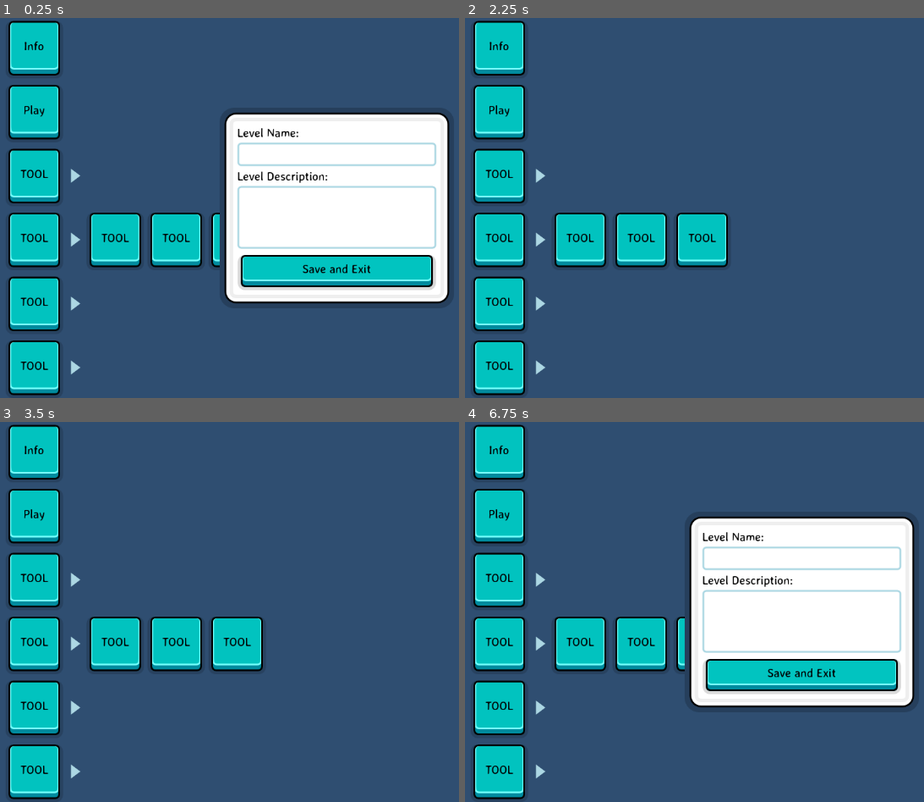
Above: before the commit, frames 1-4 (two rows, left to right).
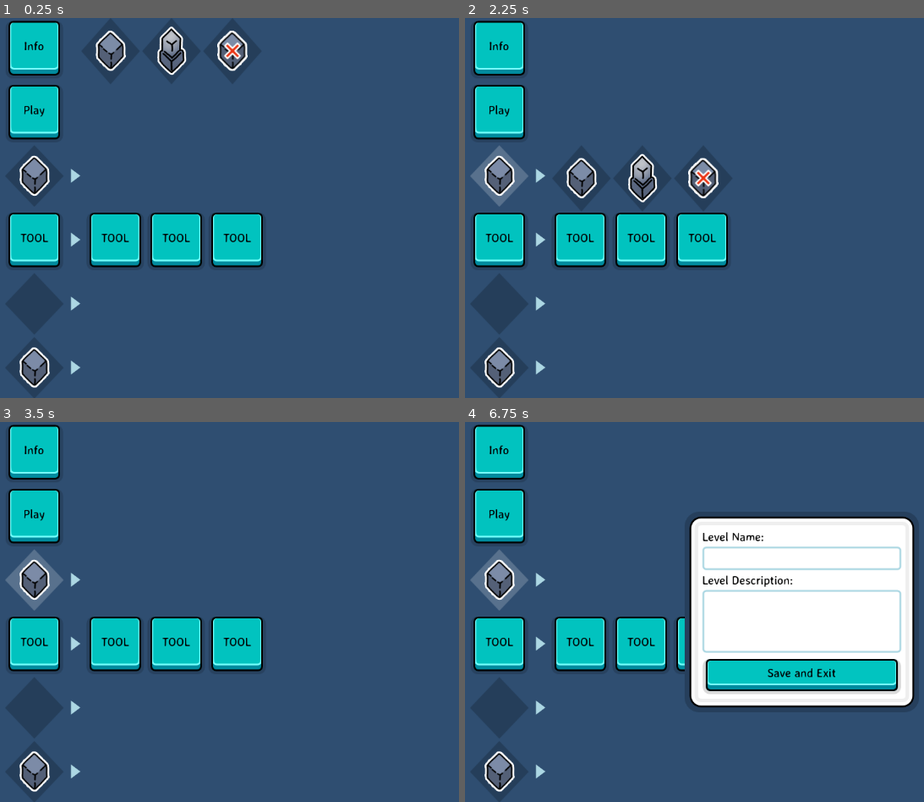
Above: after the commit, the same moments.

Repository: callieco-xyz/Skyward-Trials
Game: Godot game, scene res://objects/ui/screens/editor_screen/editor_screen.tscn
Same seed, same stepped clock (60 frames per second), same inputs: the game is played once before the commit and once after it. This scene is started directly instead of the project's main scene.
Inputs (mouse positions are in pixels of both pictures, inside the frame that each line leads up to):
- Up to frame 1 (0.25 s): no input
- Up to frame 2 (2.25 s): click "TOOL" at 0.5 s; click (497, 177) at 1.27 s; click (538, 177) at 2.02 s
- Up to frame 3 (3.5 s): click "TOOL" at 2.75 s
- Up to frame 4 (6.75 s): click "TOOL" at 3.5 s; click "TOOL" at 4.25 s; click "Play" at 5 s; click "Play" at 5.75 s; click "Info" at 6.5 s

The runs differ from the first frame. In frame 1, 31% of the frame differs, in the area x 1-98%, y 2-100%; in frame 2, 6.5%; in frame 3, 4.9%; in frame 4, 4.9%.

Commit message:
Added details to ui and assets

Diff:
--- a/components/theme/skyward_trials.tres
+++ b/components/theme/skyward_trials.tres
@@ -11,8 +11,13 @@
 [ext_resource type="StyleBox" uid="uid://dllcqlyayn527" path="res://components/theme/style_boxes/panels/image_panel.tres" id="5_jhxik"]
 [ext_resource type="StyleBox" uid="uid://dhip6mpdj2kld" path="res://components/theme/style_boxes/inputs/textbox_normal.tres" id="9_jgaru"]
 [ext_resource type="StyleBox" uid="uid://bfwsov35wgopw" path="res://components/theme/style_boxes/inputs/textbox_disabled.tres" id="10_v6yav"]
+[ext_resource type="StyleBox" uid="uid://b2rw4dakon2t6" path="res://components/theme/style_boxes/buttons/tool_button_hover.tres" id="11_8utc6"]
+[ext_resource type="StyleBox" uid="uid://dc82388g6k2i7" path="res://components/theme/style_boxes/buttons/tool_button_normal.tres" id="12_llayu"]
+[ext_resource type="StyleBox" uid="uid://44vne6lktkax" path="res://components/theme/style_boxes/buttons/tool_button_pressed.tres" id="13_88wr4"]
 
 [sub_resource type="StyleBoxEmpty" id="StyleBoxEmpty_q2rt8"]
+
+[sub_resource type="StyleBoxEmpty" id="StyleBoxEmpty_oqrnt"]
 
 [sub_resource type="StyleBoxEmpty" id="StyleBoxEmpty_j1rat"]
 
@@ -46,6 +51,8 @@
 
 [sub_resource type="StyleBoxEmpty" id="StyleBoxEmpty_plwh3"]
 
+[sub_resource type="StyleBoxEmpty" id="StyleBoxEmpty_bqiv1"]
+
 [sub_resource type="StyleBoxFlat" id="StyleBoxFlat_g5dnm"]
 content_margin_left = 10.0
 content_margin_top = 6.0
@@ -73,6 +80,8 @@
 Button/styles/hover_pressed_mirrored = ExtResource("4_7kscv")
 Button/styles/normal = ExtResource("1_olgdi")
 Button/styles/pressed = ExtResource("4_7kscv")
+ButtonOptionPopup/base_type = &"PopupPanel"
+ButtonOptionPopup/styles/panel = SubResource("StyleBoxEmpty_oqrnt")
 CheckBox/styles/disabled = SubResource("StyleBoxEmpty_j1rat")
 CheckBox/styles/focus = SubResource("StyleBoxEmpty_mk3gd")
 CheckBox/styles/hover = SubResource("StyleBoxEmpty_dmobw")
@@ -124,5 +133,11 @@
 TextEdit/styles/focus = SubResource("StyleBoxEmpty_plwh3")
 TextEdit/styles/normal = ExtResource("9_jgaru")
 TextEdit/styles/read_only = ExtResource("10_v6yav")
+ToolButton/base_type = &"Button"
+ToolButton/styles/focus = SubResource("StyleBoxEmpty_bqiv1")
+ToolButton/styles/hover = ExtResource("11_8utc6")
+ToolButton/styles/hover_pressed = ExtResource("13_88wr4")
+ToolButton/styles/normal = ExtResource("12_llayu")
+ToolButton/styles/pressed = ExtResource("13_88wr4")
 TooltipLabel/colors/font_color = Color(1, 1, 1, 1)
 TooltipPanel/styles/panel = SubResource("StyleBoxFlat_g5dnm")
--- /dev/null
+++ b/components/theme/style_boxes/buttons/tool_button_hover.tres
@@ -0,0 +1,10 @@
+[gd_resource type="StyleBoxTexture" load_steps=3 format=3 uid="uid://b2rw4dakon2t6"]
+
+[ext_resource type="Texture2D" uid="uid://urw4r7giaro0" path="res://components/theme/assets/ui_elements.png" id="1_lj2ty"]
+
+[sub_resource type="AtlasTexture" id="AtlasTexture_46xd7"]
+atlas = ExtResource("1_lj2ty")
+region = Rect2(300, 100, 100, 100)
+
+[resource]
+texture = SubResource("AtlasTexture_46xd7")
--- /dev/null
+++ b/components/theme/style_boxes/buttons/tool_button_normal.tres
@@ -0,0 +1,10 @@
+[gd_resource type="StyleBoxTexture" load_steps=3 format=3 uid="uid://dc82388g6k2i7"]
+
+[ext_resource type="Texture2D" uid="uid://urw4r7giaro0" path="res://components/theme/assets/ui_elements.png" id="1_7f2da"]
+
+[sub_resource type="AtlasTexture" id="AtlasTexture_lyrwd"]
+atlas = ExtResource("1_7f2da")
+region = Rect2(200, 100, 100, 100)
+
+[resource]
+texture = SubResource("AtlasTexture_lyrwd")
--- /dev/null
+++ b/components/theme/style_boxes/buttons/tool_button_pressed.tres
@@ -0,0 +1,10 @@
+[gd_resource type="StyleBoxTexture" load_steps=3 format=3 uid="uid://44vne6lktkax"]
+
+[ext_resource type="Texture2D" uid="uid://urw4r7giaro0" path="res://components/theme/assets/ui_elements.png" id="1_1vgpa"]
+
+[sub_resource type="AtlasTexture" id="AtlasTexture_1y47o"]
+atlas = ExtResource("1_1vgpa")
+region = Rect2(400, 100, 100, 100)
+
+[resource]
+texture = SubResource("AtlasTexture_1y47o")
--- /dev/null
+++ b/objects/ui/assets/btn_blink.tres
@@ -0,0 +1,7 @@
+[gd_resource type="AtlasTexture" load_steps=2 format=3 uid="uid://bi6iewskrubrk"]
+
+[ext_resource type="Texture2D" uid="uid://urw4r7giaro0" path="res://components/theme/assets/ui_elements.png" id="1_nnd84"]
+
+[resource]
+atlas = ExtResource("1_nnd84")
+region = Rect2(200, 200, 100, 100)
--- /dev/null
+++ b/objects/ui/assets/btn_blink_off.tres
@@ -0,0 +1,7 @@
+[gd_resource type="AtlasTexture" load_steps=2 format=3 uid="uid://gcdljrs1vfpi"]
+
+[ext_resource type="Texture2D" uid="uid://urw4r7giaro0" path="res://components/theme/assets/ui_elements.png" id="1_ypbme"]
+
+[resource]
+atlas = ExtResource("1_ypbme")
+region = Rect2(300, 200, 100, 100)
--- /dev/null
+++ b/objects/ui/assets/btn_erase.tres
@@ -0,0 +1,7 @@
+[gd_resource type="AtlasTexture" load_steps=2 format=3 uid="uid://c6ylf2aodn6go"]
+
+[ext_resource type="Texture2D" uid="uid://urw4r7giaro0" path="res://components/theme/assets/ui_elements.png" id="1_inllx"]
+
+[resource]
+atlas = ExtResource("1_inllx")
+region = Rect2(100, 200, 100, 100)
--- /dev/null
+++ b/objects/ui/assets/btn_ground.tres
@@ -0,0 +1,7 @@
+[gd_resource type="AtlasTexture" load_steps=2 format=3 uid="uid://tdnb2c5caquj"]
+
+[ext_resource type="Texture2D" uid="uid://urw4r7giaro0" path="res://components/theme/assets/ui_elements.png" id="1_reee2"]
+
+[resource]
+atlas = ExtResource("1_reee2")
+region = Rect2(0, 200, 100, 100)
--- /dev/null
+++ b/objects/ui/assets/btn_spike.tres
@@ -0,0 +1,7 @@
+[gd_resource type="AtlasTexture" load_steps=2 format=3 uid="uid://bmlm2mwmr07k8"]
+
+[ext_resource type="Texture2D" uid="uid://urw4r7giaro0" path="res://components/theme/assets/ui_elements.png" id="1_dvsa4"]
+
+[resource]
+atlas = ExtResource("1_dvsa4")
+region = Rect2(500, 200, 100, 100)
--- /dev/null
+++ b/objects/ui/assets/btn_spike_off.tres
@@ -0,0 +1,7 @@
+[gd_resource type="AtlasTexture" load_steps=2 format=3 uid="uid://b4c0h46ey6lkn"]
+
+[ext_resource type="Texture2D" uid="uid://urw4r7giaro0" path="res://components/theme/assets/ui_elements.png" id="1_hc7sd"]
+
+[resource]
+atlas = ExtResource("1_hc7sd")
+region = Rect2(600, 200, 100, 100)
--- /dev/null
+++ b/objects/ui/assets/btn_twr_grn.tres
@@ -0,0 +1,7 @@
+[gd_resource type="AtlasTexture" load_steps=2 format=3 uid="uid://cjwidrxwant26"]
+
+[ext_resource type="Texture2D" uid="uid://urw4r7giaro0" path="res://components/theme/assets/ui_elements.png" id="1_ucqmr"]
+
+[resource]
+atlas = ExtResource("1_ucqmr")
+region = Rect2(0, 300, 100, 100)
--- /dev/null
+++ b/objects/ui/assets/btn_twr_grn_off.tres
@@ -0,0 +1,7 @@
+[gd_resource type="AtlasTexture" load_steps=2 format=3 uid="uid://dcab5su7v0ao7"]
+
+[ext_resource type="Texture2D" uid="uid://urw4r7giaro0" path="res://components/theme/assets/ui_elements.png" id="1_n1e5y"]
+
+[resource]
+atlas = ExtResource("1_n1e5y")
+region = Rect2(100, 300, 100, 100)
--- /dev/null
+++ b/objects/ui/assets/btn_twr_prp.tres
@@ -0,0 +1,7 @@
+[gd_resource type="AtlasTexture" load_steps=2 format=3 uid="uid://bjja35j1jia5k"]
+
+[ext_resource type="Texture2D" uid="uid://urw4r7giaro0" path="res://components/theme/assets/ui_elements.png" id="1_2bm61"]
+
+[resource]
+atlas = ExtResource("1_2bm61")
+region = Rect2(200, 300, 100, 100)
--- /dev/null
+++ b/objects/ui/assets/btn_twr_prp_off.tres
@@ -0,0 +1,7 @@
+[gd_resource type="AtlasTexture" load_steps=2 format=3 uid="uid://c6i631sfbdl1c"]
+
+[ext_resource type="Texture2D" uid="uid://urw4r7giaro0" path="res://components/theme/assets/ui_elements.png" id="1_xtaxn"]
+
+[resource]
+atlas = ExtResource("1_xtaxn")
+region = Rect2(300, 300, 100, 100)
--- /dev/null
+++ b/objects/ui/assets/btn_twr_red.tres
@@ -0,0 +1,7 @@
+[gd_resource type="AtlasTexture" load_steps=2 format=3 uid="uid://dnmgf1edxahxo"]
+
+[ext_resource type="Texture2D" uid="uid://urw4r7giaro0" path="res://components/theme/assets/ui_elements.png" id="1_0vnf5"]
+
+[resource]
+atlas = ExtResource("1_0vnf5")
+region = Rect2(400, 300, 100, 100)
--- /dev/null
+++ b/objects/ui/assets/btn_twr_red_off.tres
@@ -0,0 +1,7 @@
+[gd_resource type="AtlasTexture" load_steps=2 format=3 uid="uid://dywqqy3x3wil8"]
+
+[ext_resource type="Texture2D" uid="uid://urw4r7giaro0" path="res://components/theme/assets/ui_elements.png" id="1_tua66"]
+
+[resource]
+atlas = ExtResource("1_tua66")
+region = Rect2(500, 300, 100, 100)
--- /dev/null
+++ b/objects/ui/assets/btn_wall.tres
@@ -0,0 +1,7 @@
+[gd_resource type="AtlasTexture" load_steps=2 format=3 uid="uid://bwr15vf2llmjh"]
+
+[ext_resource type="Texture2D" uid="uid://urw4r7giaro0" path="res://components/theme/assets/ui_elements.png" id="1_uowb4"]
+
+[resource]
+atlas = ExtResource("1_uowb4")
+region = Rect2(700, 200, 100, 100)
--- /dev/null
+++ b/objects/ui/assets/btn_weak.tres
@@ -0,0 +1,7 @@
+[gd_resource type="AtlasTexture" load_steps=2 format=3 uid="uid://bllfdvqojsm7k"]
+
+[ext_resource type="Texture2D" uid="uid://urw4r7giaro0" path="res://components/theme/assets/ui_elements.png" id="1_b6btp"]
+
+[resource]
+atlas = ExtResource("1_b6btp")
+region = Rect2(400, 200, 100, 100)
--- /dev/null
+++ b/objects/ui/elements/button_group/button_group.gd
@@ -0,0 +1,46 @@
+extends HBoxContainer
+
+
+@export var button_images: Array[AtlasTexture]
+@export var button_tool_ids: Array[tool]
+
+var popup_offset := Vector2(140.0, 0.0)
+
+@onready var options := $Options
+@onready var cols := $Options/Cols
+@onready var selected_tool := $SelectedTool
+
+
+enum tool {
+	WALL_BLOCK, SPIKE_BLOCK, SPIKES_OFFSET, BLINK_BLOCK, BLINK_OFFSET, WEAK_BLOCK,
+	TUR_RED, TUR_RED_OFFSET, TUR_GREEN, TUR_GREEN_OFFSET, TUR_PURPLE, TUR_PURPLE_OFFSET,
+	GROUND, DELETE }
+
+
+func _ready() -> void:
+	if button_images.size() > 0:
+		set_first_button()
+		create_buttons()
+
+
+func set_first_button() -> void:
+	selected_tool.icon = button_images[0]
+
+
+func create_buttons() -> void:
+	var i := 0
+	for button_image in button_images:
+		create_button(button_image, button_tool_ids[i])
+
+
+func create_button(new_icon: AtlasTexture, tool_id: int) -> void:
+	var new_button = EditorButton.new()
+	new_button.toggle_mode = true
+	new_button.theme_type_variation = "ToolButton"
+	new_button.icon = new_icon
+	cols.add_child(new_button)
+
+
+func _on_expand_button_pressed() -> void:
+	options.position = global_position + popup_offset
+	options.show()
--- /dev/null
+++ b/objects/ui/elements/button_group/button_group.tscn
@@ -0,0 +1,36 @@
+[gd_scene load_steps=5 format=3 uid="uid://ch6066bqbymmh"]
+
+[ext_resource type="Texture2D" uid="uid://tdnb2c5caquj" path="res://objects/ui/assets/btn_ground.tres" id="1_8q7is"]
+[ext_resource type="Script" path="res://objects/ui/elements/button_group/button_group.gd" id="1_rm0bi"]
+[ext_resource type="Texture2D" uid="uid://urw4r7giaro0" path="res://components/theme/assets/ui_elements.png" id="2_nfjtw"]
+
+[sub_resource type="AtlasTexture" id="AtlasTexture_bltlc"]
+atlas = ExtResource("2_nfjtw")
+region = Rect2(10, 160, 30, 30)
+
+[node name="ButtonGroup" type="HBoxContainer"]
+script = ExtResource("1_rm0bi")
+
+[node name="SelectedTool" type="Button" parent="."]
+custom_minimum_size = Vector2(100, 105)
+layout_mode = 2
+theme_type_variation = &"ToolButton"
+toggle_mode = true
+icon = ExtResource("1_8q7is")
+
+[node name="ExpandButton" type="TextureButton" parent="."]
+layout_mode = 2
+size_flags_vertical = 4
+texture_normal = SubResource("AtlasTexture_bltlc")
+
+[node name="Options" type="PopupPanel" parent="."]
+position = Vector2i(140, 0)
+size = Vector2i(316, 113)
+visible = true
+theme_type_variation = &"ButtonOptionPopup"
+
+[node name="Cols" type="HBoxContainer" parent="Options"]
+offset_right = 316.0
+offset_bottom = 113.0
+
+[connection signal="pressed" from="ExpandButton" to="." method="_on_expand_button_pressed"]
--- /dev/null
+++ b/objects/ui/elements/button_group/editor_button.gd
@@ -0,0 +1,6 @@
+class_name EditorButton extends Button
+
+
+signal tool_toggled(tool_id)
+
+var tool_id
--- a/objects/ui/screens/editor_screen/editor_screen.tscn
+++ b/objects/ui/screens/editor_screen/editor_screen.tscn
@@ -1,11 +1,19 @@
-[gd_scene load_steps=4 format=3 uid="uid://bs88txmkt1ib8"]
+[gd_scene load_steps=9 format=3 uid="uid://bs88txmkt1ib8"]
 
 [ext_resource type="Texture2D" uid="uid://urw4r7giaro0" path="res://components/theme/assets/ui_elements.png" id="1_46i4i"]
 [ext_resource type="Script" path="res://objects/ui/screens/editor_screen/editor_screen.gd" id="1_srk7l"]
+[ext_resource type="Texture2D" uid="uid://tdnb2c5caquj" path="res://objects/ui/assets/btn_ground.tres" id="2_w2kec"]
+[ext_resource type="PackedScene" uid="uid://ch6066bqbymmh" path="res://objects/ui/elements/button_group/button_group.tscn" id="2_ye877"]
+[ext_resource type="Texture2D" uid="uid://bwr15vf2llmjh" path="res://objects/ui/assets/btn_wall.tres" id="4_qw1oq"]
+[ext_resource type="Texture2D" uid="uid://c6ylf2aodn6go" path="res://objects/ui/assets/btn_erase.tres" id="5_tq25r"]
 
 [sub_resource type="AtlasTexture" id="AtlasTexture_bltlc"]
 atlas = ExtResource("1_46i4i")
 region = Rect2(10, 160, 30, 30)
+
+[sub_resource type="AtlasTexture" id="AtlasTexture_ii5lo"]
+atlas = ExtResource("1_46i4i")
+region = Rect2(0, 200, 100, 100)
 
 [node name="EditorScreen" type="Control"]
 layout_mode = 3
@@ -45,37 +53,10 @@
 layout_mode = 2
 text = "Play"
 
-[node name="Tool1" type="HBoxContainer" parent="Sidebar/Actions"]
+[node name="ButtonGroup" parent="Sidebar/Actions" instance=ExtResource("2_ye877")]
 layout_mode = 2
-
-[node name="SelectedTool" type="Button" parent="Sidebar/Actions/Tool1"]
-custom_minimum_size = Vector2(100, 105)
-layout_mode = 2
-text = "TOOL"
-
-[node name="ExpandButton" type="TextureButton" parent="Sidebar/Actions/Tool1"]
-layout_mode = 2
-size_flags_vertical = 4
-texture_normal = SubResource("AtlasTexture_bltlc")
-
-[node name="Options" type="HBoxContainer" parent="Sidebar/Actions/Tool1"]
-visible = false
-layout_mode = 2
-
-[node name="ToolChoice1" type="Button" parent="Sidebar/Actions/Tool1/Options"]
-custom_minimum_size = Vector2(100, 105)
-layout_mode = 2
-text = "TOOL"
-
-[node name="ToolChoice2" type="Button" parent="Sidebar/Actions/Tool1/Options"]
-custom_minimum_size = Vector2(100, 105)
-layout_mode = 2
-text = "TOOL"
-
-[node name="ToolChoice3" type="Button" parent="Sidebar/Actions/Tool1/Options"]
-custom_minimum_size = Vector2(100, 105)
-layout_mode = 2
-text = "TOOL"
+button_images = Array[AtlasTexture]([ExtResource("2_w2kec"), ExtResource("4_qw1oq"), ExtResource("5_tq25r")])
+button_tool_ids = Array[int]([12, 0, 13])
 
 [node name="Tool2" type="HBoxContainer" parent="Sidebar/Actions"]
 layout_mode = 2
@@ -114,7 +95,8 @@
 [node name="SelectedTool" type="Button" parent="Sidebar/Actions/Tool3"]
 custom_minimum_size = Vector2(100, 105)
 layout_mode = 2
-text = "TOOL"
+theme_type_variation = &"ToolButton"
+toggle_mode = true
 
 [node name="ExpandButton" type="TextureButton" parent="Sidebar/Actions/Tool3"]
 layout_mode = 2
@@ -146,7 +128,9 @@
 [node name="SelectedTool" type="Button" parent="Sidebar/Actions/Tool4"]
 custom_minimum_size = Vector2(100, 105)
 layout_mode = 2
-text = "TOOL"
+theme_type_variation = &"ToolButton"
+toggle_mode = true
+icon = SubResource("AtlasTexture_ii5lo")
 
 [node name="ExpandButton" type="TextureButton" parent="Sidebar/Actions/Tool4"]
 layout_mode = 2
@@ -175,7 +159,6 @@
 [node name="LevelInfo" type="PopupPanel" parent="."]
 initial_position = 1
 size = Vector2i(400, 342)
-visible = true
 
 [node name="Rows" type="VBoxContainer" parent="LevelInfo"]
 offset_left = 30.0
Binary file changed: components/theme/assets/ui_elements.png
Not shown: 1 places in components/theme/skyward_trials.tres that only renumber resources
Binary file changed: objects/tilemaps/assets/tiles.png
